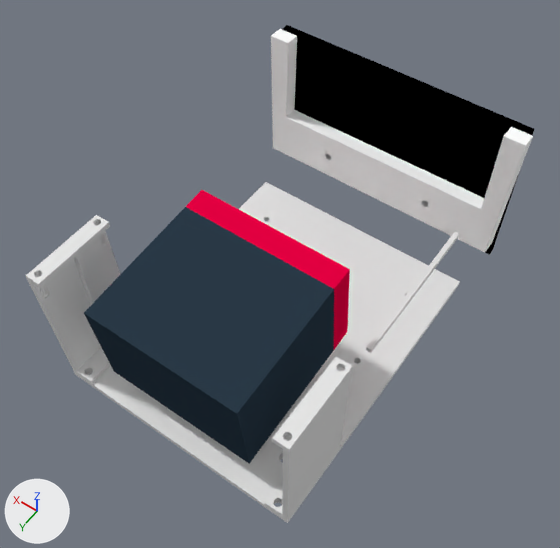
What one commit did to the Blender file Blender/enclosure_3d_printable.blend.
Before and after are seen from a 50 mm lens placed at (-97.3, 133.1, 212.4), pointed at (1.1, -4.7, -4.0). Arrows for +X, +Y and +Z are at lower left; the lights stay in place. The same objects are shown in both versions, whatever each file hides.
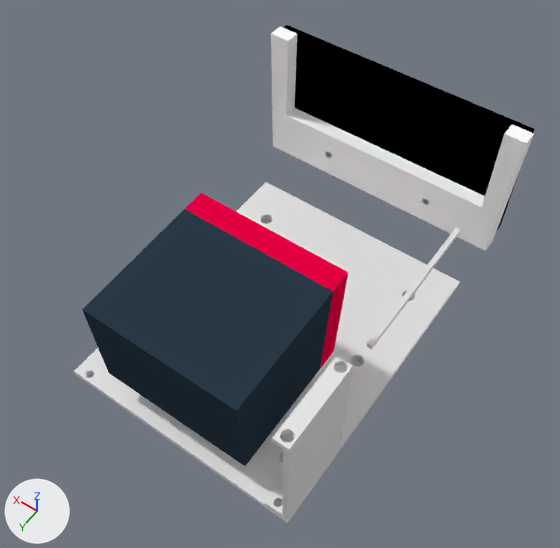
Where the newer file only moved an object's origin or applied its transform, the numbers keep the older frame.

Boxes [x1, y1, x2, y2] around the edits, measured in the pictures (560 x 548 px):
'Cube.002', reshaped, moved, turned
    before: [84, 190, 350, 464]
    after: [82, 193, 348, 466]
'Cube.024', moved
    before: [271, 29, 533, 252]
    after: [271, 26, 534, 251]
'Cube.009', reshaped, moved, turned
    before: [26, 215, 121, 384]
    after: [265, 478, 283, 517]
'Cube.012', moved
    before: [366, 232, 459, 353]
    after: [367, 228, 460, 350]
part 2 of me_cube_028, added
    after: [265, 478, 283, 517]
part 3 of me_cube_028, deleted
    before: [26, 215, 121, 384]

The change, as a diff of the scene's bpy script:
```diff
--- a/Blender/enclosure_3d_printable.blend.py
+++ b/Blender/enclosure_3d_printable.blend.py
@@ me_cube_011 @@
 me_cube_011.from_pydata(...)  # 144 vertices, 15 faces; spans x -1.0..1.0, y -1.0..1.0, z -8.91..4.3
 # used by ob_cube_002; location = (0.0, 17.6, 5.3); rotation_euler = (1.477, 0.0, 0.0), in degrees (85, 0, 0); scale = (29.0, 19.5, 4.32)
+# me_cube_011 part 1: all 6 vertices in x -1.0..1.0, y 1.0, z 2.3..4.3 are moved by (0.0, 0.0, -0.14)
 me_cube_011.materials.append(mat_material_003)
@@ me_cube_028 @@
 # used by ob_cube_009; location = (42.0, 43.5, -1.2); rotation_euler = (-1.571, -3.142, 0.0), in degrees (-90, -180, 0); scale = (-4.0, 1.0, 15.0)
-me_cube_028.from_pydata(...)  # 374 vertices, 342 faces, 13 loose edges; spans x -1.0..1.6, y -28.0..29.0, z -1.0..1.1
+me_cube_028.from_pydata(...)  # 153 vertices, 93 faces, 1 loose edge; spans x -1.1..1.1, y -1.0..1.0, z -1.0..1.0
+# me_cube_028 part 2: a new loose piece of 151 vertices spanning x -1.1..1.1, y -1.0..1.0, z -1.0..1.0
+# me_cube_028 part 3: 374 vertices removed from x -1.0..1.6, y -28.0..29.0, z -1.0..1.1
@@ ob_cube_002 @@
 ob_cube_002 = bpy.data.objects.new('Cube.002', me_cube_011)
-ob_cube_002.location = (0.0, 17.6, 5.3)
-ob_cube_002.rotation_euler = (1.477, 0.0, 0.0)  # degrees (85, 0, 0)
+ob_cube_002.location = (0.0, 18.5, 5.2)
+ob_cube_002.rotation_euler = (1.528, 0.0, 0.0)  # degrees (88, 0, 0)
 ob_cube_002.scale = (29.0, 19.5, 4.32)
@@ ob_cube_009 @@
 ob_cube_009 = bpy.data.objects.new('Cube.009', me_cube_028)
-ob_cube_009.location = (42.0, 43.5, -1.2)
-ob_cube_009.rotation_euler = (-1.571, -3.142, 0.0)  # degrees (-90, -180, 0)
+ob_cube_009.location = (-42.5, 43.2, -28.2)
+ob_cube_009.rotation_euler = (-1.571, -3.142, -3.142)  # degrees (-90, -180, -180)
 ob_cube_009.scale = (-4.0, 1.0, 15.0)
@@ ob_cube_024 @@
 ob_cube_024 = bpy.data.objects.new('Cube.024', me_cube_016)
-ob_cube_024.location = (0.0, -72.2, 8.7)
+ob_cube_024.location = (0.0, -72.3, 9.7)
 ob_cube_024.rotation_euler = (0.0276, 0.0, 0.0)  # degrees (1.6, 0, 0)
@@ ob_cube_012 @@
 ob_cube_012 = bpy.data.objects.new('Cube.012', me_cube_010)
-ob_cube_012.location = (-39.0, -33.5, -12.0)
+ob_cube_012.location = (-39.0, -33.5, -9.7)
 ob_cube_012.scale = (0.001, 0.033, 0.001)
```
